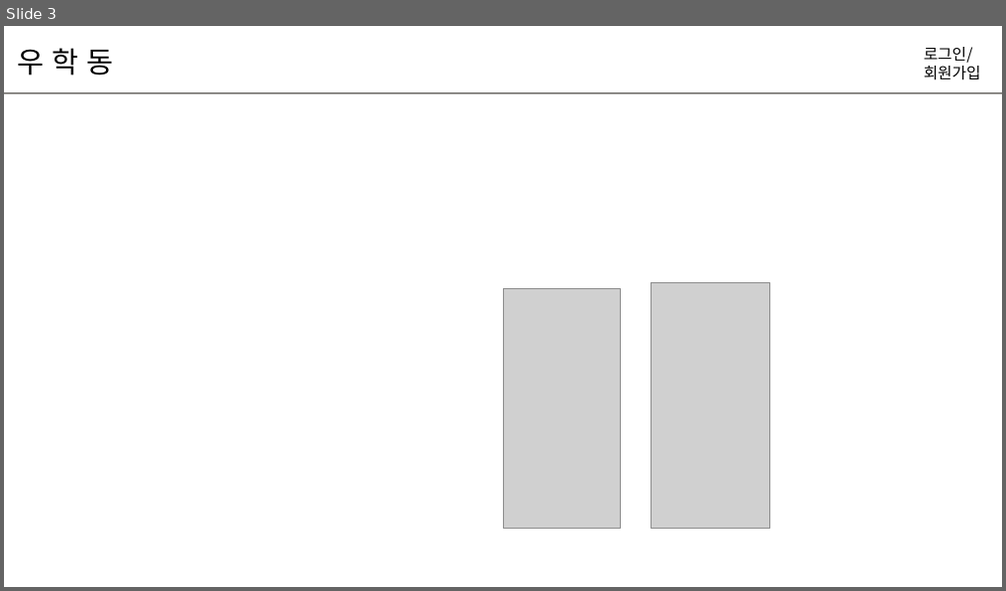
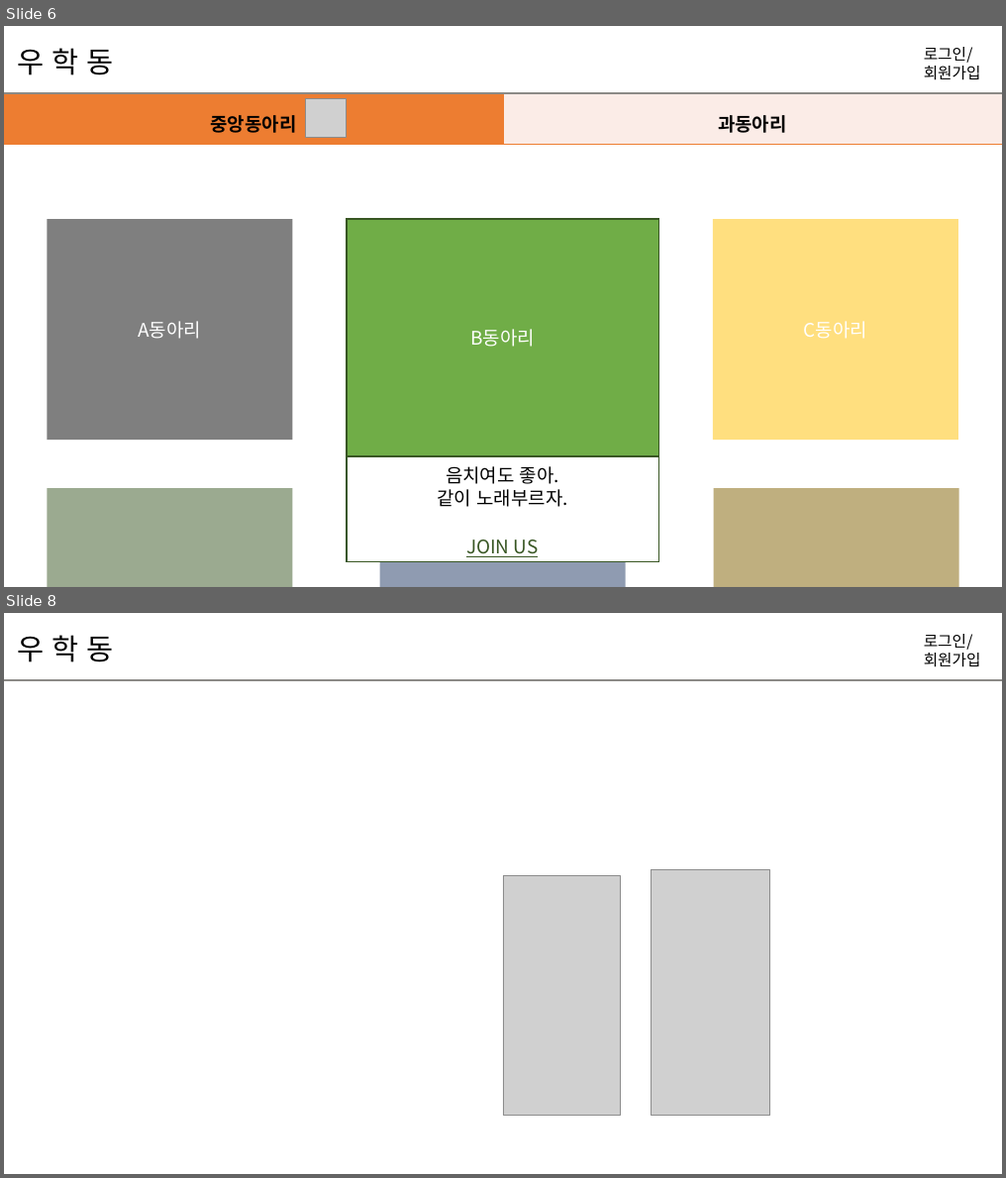
Before and after one commit to hyunniesss/ToyProject, a slide deck: document/와이어프레임/프레젠테이션1.pptx. Shown one above the other, each under a label of ours: slide 3 before the commit, slides 6 and 8 after it; the slides between them are not shown. The pictures are 1006x591 and 1006x1178 pixels, drawn with LibreOffice and Linux fonts; fonts in the diff are those of the drawing; grey boxes stand for pictures. Boxes give left, top, right and bottom in pixels: in the first picture for what was removed or moved away, otherwise in the second. Text is boxed around its words. In the diff, an @@ line names an element or a change of style, - is before the commit and + after.

```diff
--- a/document/와이어프레임/프레젠테이션1.pptx
+++ b/document/와이어프레임/프레젠테이션1.pptx
@@ slide 6 added at (x1=4, y1=26, x2=1002, y2=587), background #FFFFFF @@
@@ text added at (x1=17, y1=48, x2=114, y2=76), 28 pt, text #000000 @@
+우 학 동
@@ text added at (x1=924, y1=47, x2=981, y2=80), 15 pt, text #000000 @@
+로그인/
+회원가입
@@ table added at (x1=4, y1=93, x2=1002, y2=144), 1 rows, 2 columns @@
+중앙동아리 | 과동아리
@@ line added from (4, 93) to (1002, 93), #8B8A86 1.5 pt @@
@@ picture added at (x1=306, y1=98, x2=347, y2=138) @@
@@ rectangle added at (x1=47, y1=219, x2=292, y2=440), fill #000000 at 50% opacity, 18 pt, text #FFFFFF @@
+A동아리
@@ rectangle added at (x1=347, y1=219, x2=659, y2=457), fill #70AD47, outline #385723 1.5 pt, 18 pt, text #FFFFFF @@
+B동아리
@@ rectangle added at (x1=713, y1=219, x2=958, y2=440), fill #FFC000 at 50% opacity, 18 pt, text #FFFFFF @@
+C동아리
@@ rectangle added at (x1=347, y1=458, x2=659, y2=562), fill #FFFFFF, outline #385723 1.5 pt, 18 pt, text #000000 @@
+음치여도 좋아.
+같이 노래부르자.
@@ rectangle added at (x1=47, y1=488, x2=292, y2=587), fill #385723 at 50% opacity, 18 pt, text #FFFFFF @@
+D동아리
@@ text added at (x1=380, y1=488, x2=626, y2=587), 18 pt, text #FFFFFF @@
+E동아리
@@ rectangle added at (x1=714, y1=488, x2=959, y2=587), fill #806000 at 50% opacity, 18 pt, text #FFFFFF @@
+F동아리
@@ text added at (x1=466, y1=540, x2=539, y2=558), 18 pt, text #385723, underline @@
+JOIN US
@@ what was slide 3 is now slide 8 @@
```
Also in this commit, not shown: 2 slides changed, 4 other slides added, 12 other files.
